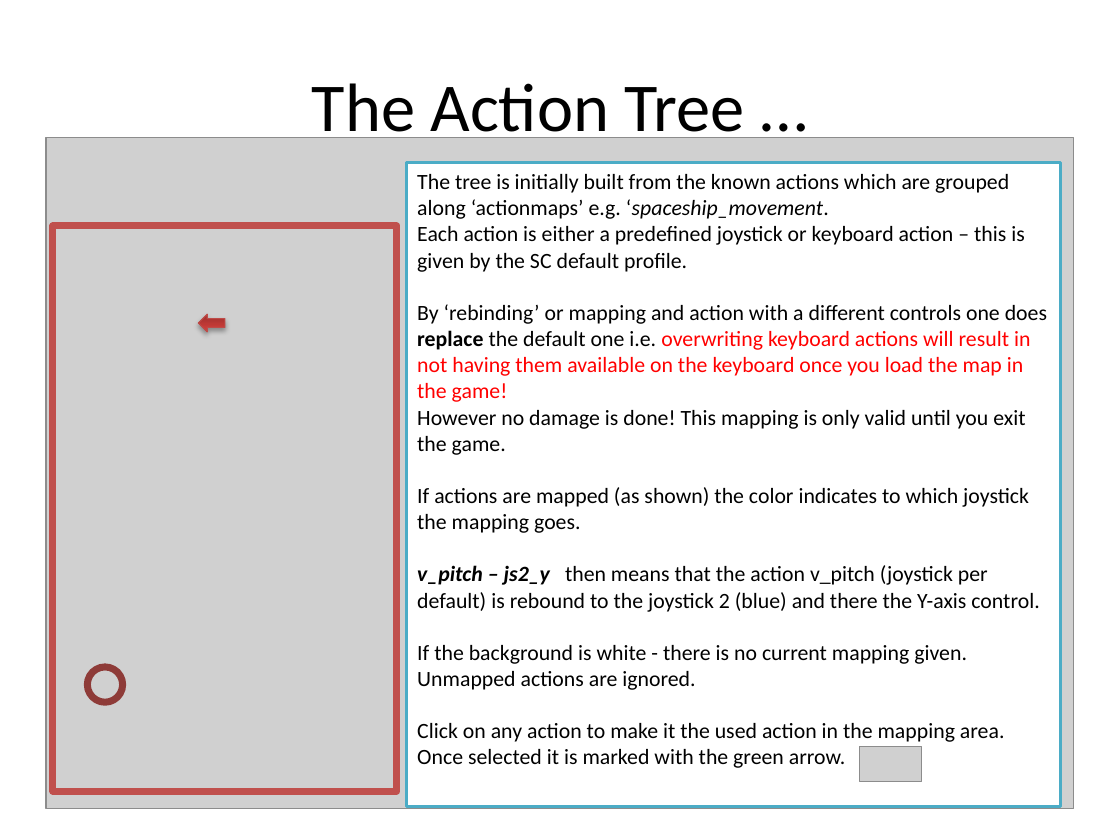
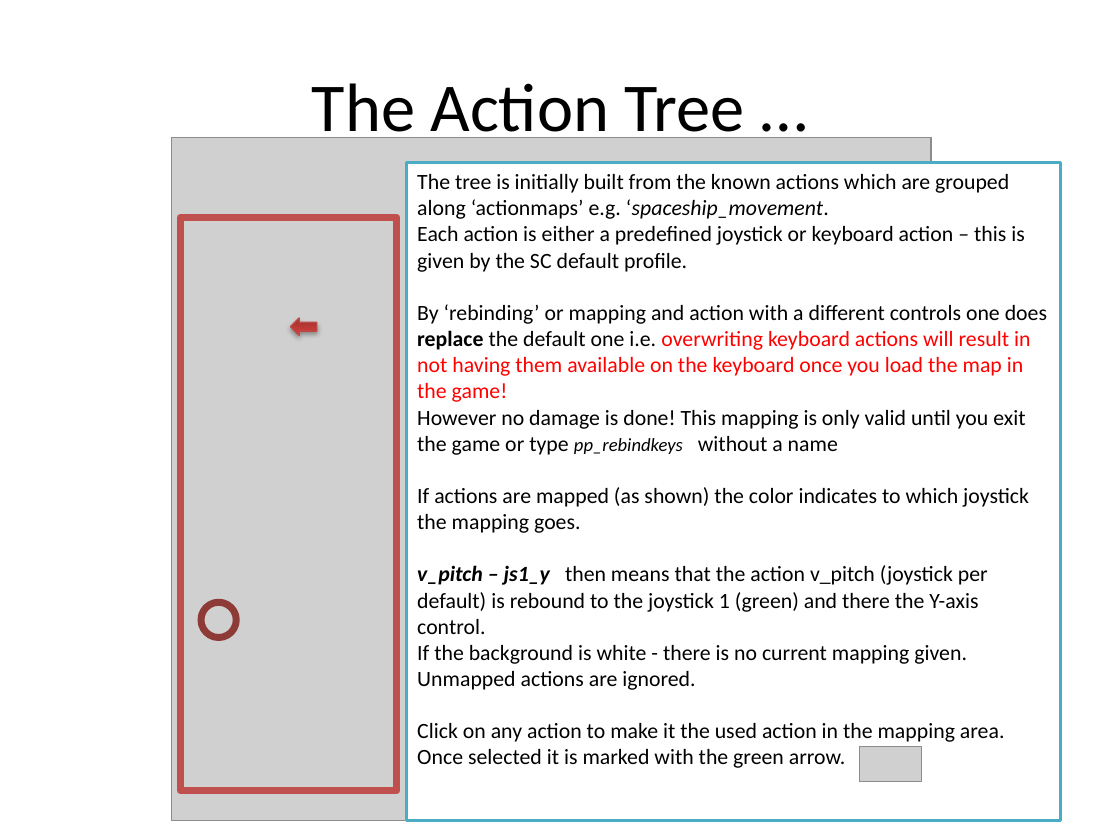
Before and after one commit to SCToolsfactory/SCJMapper-V2, a slide deck: slide 6 of doc/SCJMapper_QGuide.pptx. Drawn at 1120x840 pixels with LibreOffice and Linux fonts; fonts in the diff are those of the drawing; grey boxes stand for pictures. Boxes give left, top, right and bottom in pixels: in the first picture for what was removed or moved away, otherwise in the second. Text is boxed around its words. In the diff, an @@ line names an element or a change of style, - is before the commit and + after.

```diff
--- a/doc/SCJMapper_QGuide.pptx
+++ b/doc/SCJMapper_QGuide.pptx
@@ picture: place and size @@
-picture at (46, 138, 1074, 809)
+picture at (172, 138, 932, 821)
@@ rectangle "The tree is initially built ...": place and size @@
-rectangle "The tree is initially built ..." at (407, 162, 1061, 806)
+rectangle "The tree is initially built ..." at (407, 162, 1061, 821)
@@ rectangle: place and size @@
-rectangle at (53, 226, 396, 792)
+rectangle at (180, 217, 396, 791)
@@ right arrow: place and size @@
-right arrow at (198, 315, 225, 333)
+right arrow at (290, 318, 317, 336)
@@ text in rectangle at (417, 410, 1025, 455): text changed @@
-However no damage is done! This mapping is only valid until you exit the game.
+However no damage is done! This mapping is only valid until you exit the game or type pp_rebindkeys without a name
@@ text in rectangle at (417, 565, 988, 634): text changed @@
-v_pitch – js2_y then means that the action v_pitch (joystick per default) is rebound to the joystick 2 (blue) and there the Y-axis control.
+v_pitch – js1_y then means that the action v_pitch (joystick per default) is rebound to the joystick 1 (green) and there the Y-axis control.
@@ ellipse: place and size @@
-ellipse at (87, 666, 122, 701)
+ellipse at (200, 603, 235, 637)
```
Also in this commit, not shown: 8 other slides changed, 5 slides added, 1 slide removed, 1 other file.
